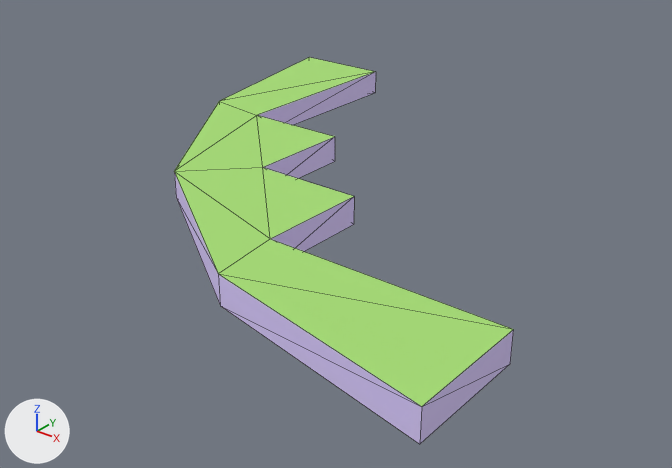
The glTF model atoms/Tiered_Grass_Curve_Outer_5x5.glb: old version first, new version second.
Before and after are seen from a 50 mm lens placed at (469.0, -597.0, 325.0), pointed at (8.0, -21.0, -32.0). Arrows for +X, +Y and +Z are at lower left; the lights stay in place. The older version comes first. Mesh edges are drawn as thin lines. Where no turn or scale is listed for an object, it has been applied to the vertices. Vertices at exactly the same position are counted once.

Names of what the first picture shows: 'Tiered_Grass_Curve_Outer_5x5'.
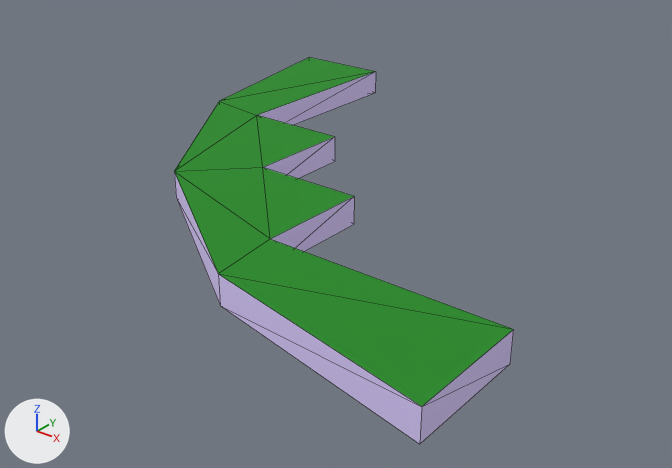
The change in detail:
Picture 'colormap' (img_colormap) is new.
In material 'Grass' (mat_grass), base_color is no longer (0.388, 0.729, 0.18), green #a7de76.
In material 'Grass' (mat_grass), texture is now set to img_colormap.
me_object516 has 24 vertices, 44 faces and spans x -250.0..250.0, y -250.0..250.0, z 0.0..25.0.
me_object516 is used by ob_tiered_grass_curve_outer_5x5; location (0.0, 0.0, 0.0).
me_object516 part 1: texture (UV) coordinates of 10 of 44 faces, centred in x -204.0..186.0, y -204.0..186.0, z 25.0, changed; they spanned u 0.0..1.0, v 0.0..1.0 and now span u 0.28..0.28, v 0.75..0.75.

Boxes [x1, y1, x2, y2] around the edits, measured in the pictures (672 x 468 px):
'Tiered_Grass_Curve_Outer_5x5', surface changed (darker)
    both: [174, 57, 514, 409]
part 1 of me_object516, surface changed (darker)
    both: [174, 57, 514, 406]
